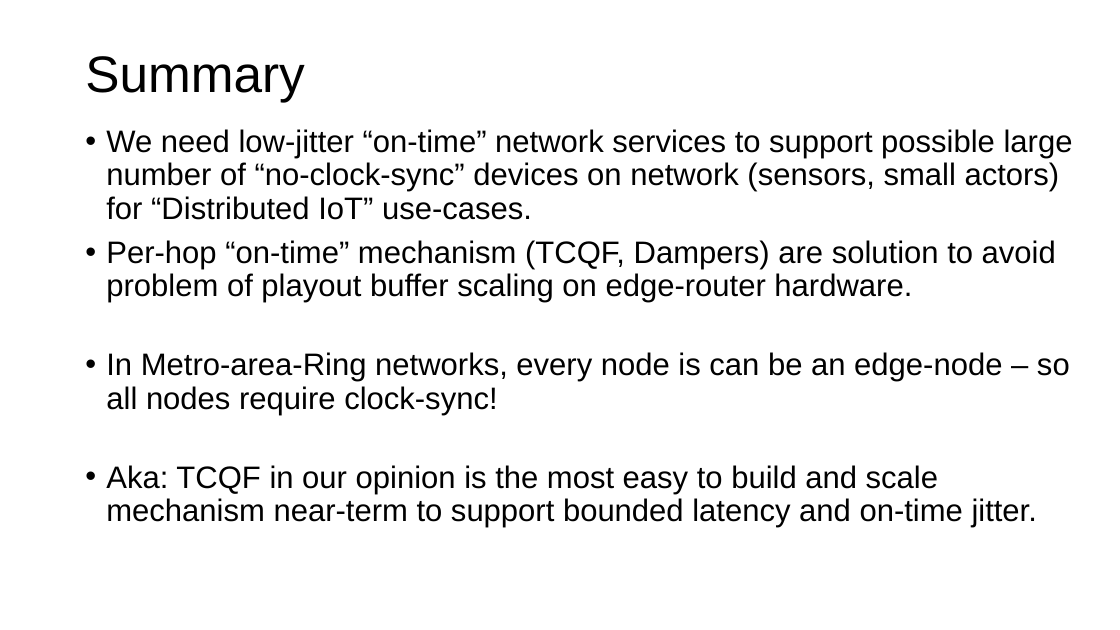
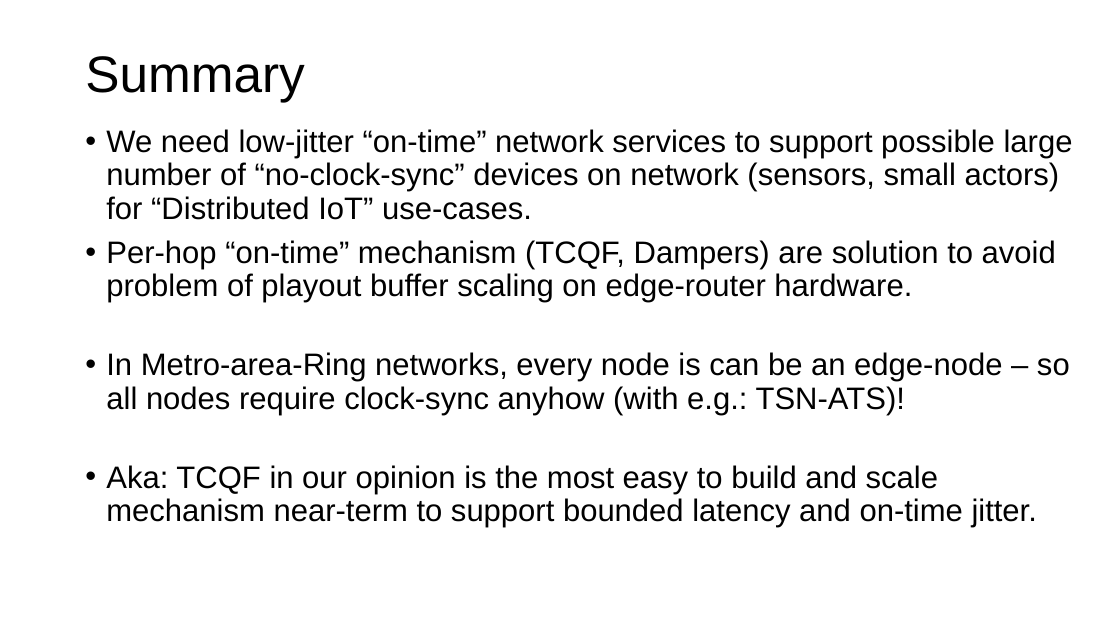
Before and after one commit to toerless/detnet, a slide deck: slide 23 of tcqf-slides.pptx (slide 22 before the commit). Drawn at 1120x630 pixels with LibreOffice and Linux fonts; fonts in the diff are those of the drawing. Boxes give left, top, right and bottom in pixels: in the first picture for what was removed or moved away, otherwise in the second. Text is boxed around its words. In the diff, an @@ line names an element or a change of style, - is before the commit and + after.

```diff
--- a/tcqf-slides.pptx
+++ b/tcqf-slides.pptx
@@ text at box(106, 352, 1070, 415): text changed @@
-• In Metro-area-Ring networks, every node is can be an edge-node – so all nodes require clock-sync!
+• In Metro-area-Ring networks, every node is can be an edge-node – so all nodes require clock-sync anyhow (with e.g.: TSN-ATS)!
```
Also in this commit, not shown: 8 other slides changed, 5 slides added.
